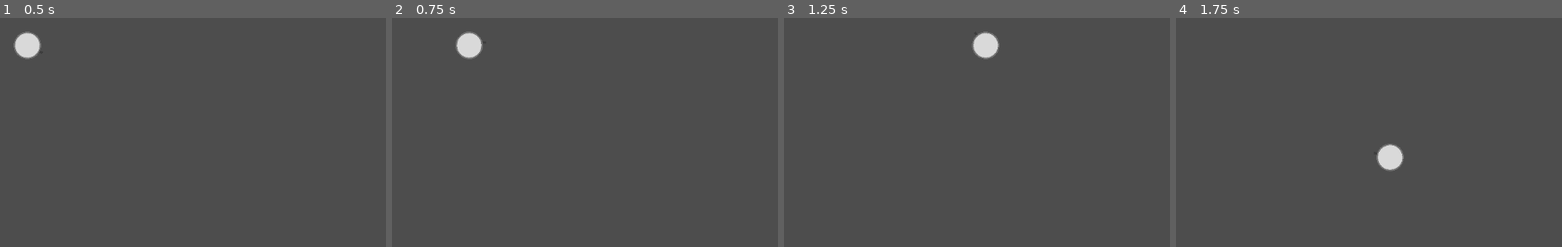
Above: before the commit, frames 1-4 (left to right).
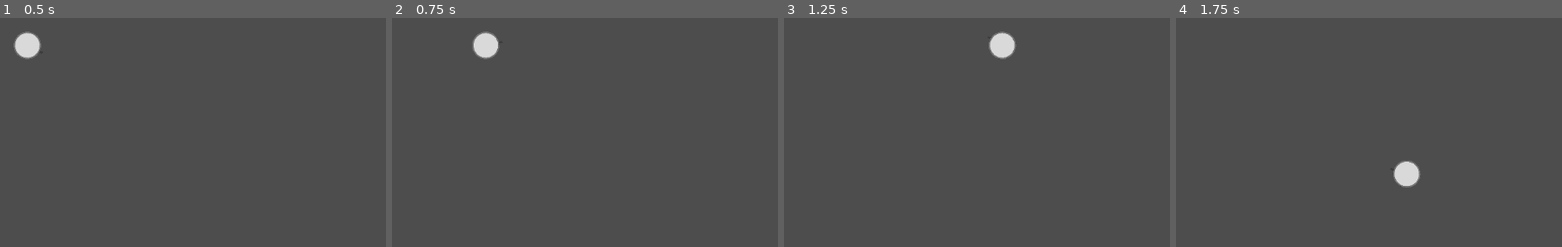
Above: after the commit, the same moments.

Repository: doanryderrhythm/thesis-1-vng-game
Game: Godot game, scene res://scenes/test/player_test_0.tscn
Same seed, same stepped clock (60 frames per second), same inputs: the game is played once before the commit and once after it.
Inputs (mouse positions are in pixels of both pictures, inside the frame that each line leads up to):
- Up to frame 1 (0.5 s): no input
- Up to frame 2 (0.75 s): tap Enter at 0.5 s; move the mouse to (577, 24) at 0.52 s; hold Right (right) from 0.53 s (still down); tap Space (dash, bound only after the commit) at 0.6 s
- Up to frame 3 (1.25 s): keep holding Right (right)
- Up to frame 4 (1.75 s): move the mouse to (outside the picture) at 1.27 s; release Right (right) at 1.28 s; hold Down (down) from 1.28 s (still down); tap Space (dash, bound only after the commit) at 1.35 s

Frame 1 is identical in both runs. In frame 2, 1.0% of the frame differs, in the area x 16-28%, y 5-19%; in frame 3, 1.0%; in frame 4, 1.3%, in the area x 51-64%, y 54-75%.

Commit message:
Added dash ability, more inheritance and state check

Diff:
--- a/untitled-thesis-1-game/project.godot
+++ b/untitled-thesis-1-game/project.godot
@@ -45,6 +45,11 @@
 , Object(InputEventKey,"resource_local_to_scene":false,"resource_name":"","device":-1,"window_id":0,"alt_pressed":false …(183 unchanged characters)…
 ]
 }
+dash={
+"deadzone": 0.2,
+"events": [Object(InputEventKey,"resource_local_to_scene":false,"resource_name":"","device":-1,"window_id":0,"alt_pressed":false,"shift_pressed":false,"ctrl_pressed":false,"meta_pressed":false,"pressed":false,"keycode":0,"physical_keycode":32,"key_label":0,"unicode":32,"location":0,"echo":false,"script":null)
+]
+}
 
 [physics]
 
--- a/untitled-thesis-1-game/scenes/player/player.tscn
+++ b/untitled-thesis-1-game/scenes/player/player.tscn
@@ -49,3 +49,7 @@
 
 [node name="CollisionShape2D" type="CollisionShape2D" parent="HurtArea2D/CircleHurtArea2D" unique_id=783319219]
 shape = SubResource("CircleShape2D_lvxji")
+
+[node name="DashTimer" type="Timer" parent="." unique_id=2064906837]
+wait_time = 0.2
+one_shot = true
--- a/untitled-thesis-1-game/scripts/autoload/value_storer.gd
+++ b/untitled-thesis-1-game/scripts/autoload/value_storer.gd
@@ -5,6 +5,9 @@
 var key_right: String = "right"
 var key_up: String = "up"
 var key_down: String = "down"
+var key_dash: String = "dash"
 
 # VALUES
 var velocity: float = 1000.0
+var player_default_rate: float = 1.0
+var player_dash_rate: float = 2.0
--- /dev/null
+++ b/untitled-thesis-1-game/scripts/base_character/base_character.gd
@@ -0,0 +1,13 @@
+extends CharacterBody2D
+class_name BaseCharacter
+
+var direction_vector: Vector2 = Vector2.ZERO
+
+func _ready() -> void:
+	pass
+
+func _process(delta: float) -> void:
+	pass
+
+func _physics_process(delta: float) -> void:
+	pass
--- a/untitled-thesis-1-game/scripts/player/player.gd
+++ b/untitled-thesis-1-game/scripts/player/player.gd
@@ -1,22 +1,71 @@
-extends CharacterBody2D
+extends BaseCharacter
 class_name Player
 
-var direction_vector: Vector2 = Vector2.ZERO
+enum PlayerState
+{
+	IDLE,
+	MOVE,
+	DASH,
+	HURT,
+	DEAD,
+}
+
+@onready var dash_timer: Timer = $DashTimer
+
+var state: PlayerState
+var is_dash: bool = false
+var move_rate: float = 1.0
 
 func _ready() -> void:
 	pass
 
 func _process(delta: float) -> void:
+	state_check()
+
 	var mouse_pos = get_global_mouse_position()
 	look_at(mouse_pos)
 
 func _physics_process(delta: float) -> void:
+	manage_dash()
+	manage_move()
+	pass
+
+func manage_move() -> void:
 	var input_vector = Vector2(
 		Input.get_action_strength(ValueStorer.key_right) - Input.get_action_strength(ValueStorer.key_left),
 		Input.get_action_strength(ValueStorer.key_down) - Input.get_action_strength(ValueStorer.key_up)
 	)
 
 	direction_vector = input_vector.normalized()
-	velocity = ValueStorer.velocity * direction_vector
+	velocity = ValueStorer.velocity * move_rate * direction_vector
 	move_and_slide()
+
+func manage_dash() -> void:
+	if Input.is_action_just_pressed(ValueStorer.key_dash):
+		is_dash = true
+		dash_timer.start()
+
+	if Input.is_action_pressed(ValueStorer.key_dash):
+		if dash_timer.is_stopped():
+			is_dash = false
+			move_rate = ValueStorer.player_default_rate
+		else:
+			is_dash = true
+			move_rate = ValueStorer.player_dash_rate
+
+	if Input.is_action_just_released(ValueStorer.key_dash):
+		is_dash = false
+		dash_timer.stop()
+		move_rate = ValueStorer.player_default_rate
 	pass
+
+func state_check() -> void:
+	if direction_vector == Vector2.ZERO:
+		state = PlayerState.IDLE
+	else:
+		if is_dash:
+			state = PlayerState.DASH
+		else:
+			state = PlayerState.MOVE
+	print(state)
+	pass
Not shown, added: untitled-thesis-1-game/scripts/base_character/base_character.gd.uid
